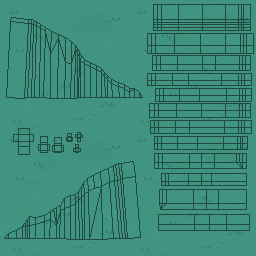
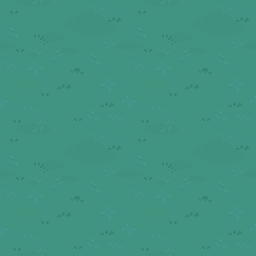
Comparing the layer stacks of the two 256x256 images. Changes:
hid "UV_Escalier_simple" over left=4, top=4, right=254, bottom=240
